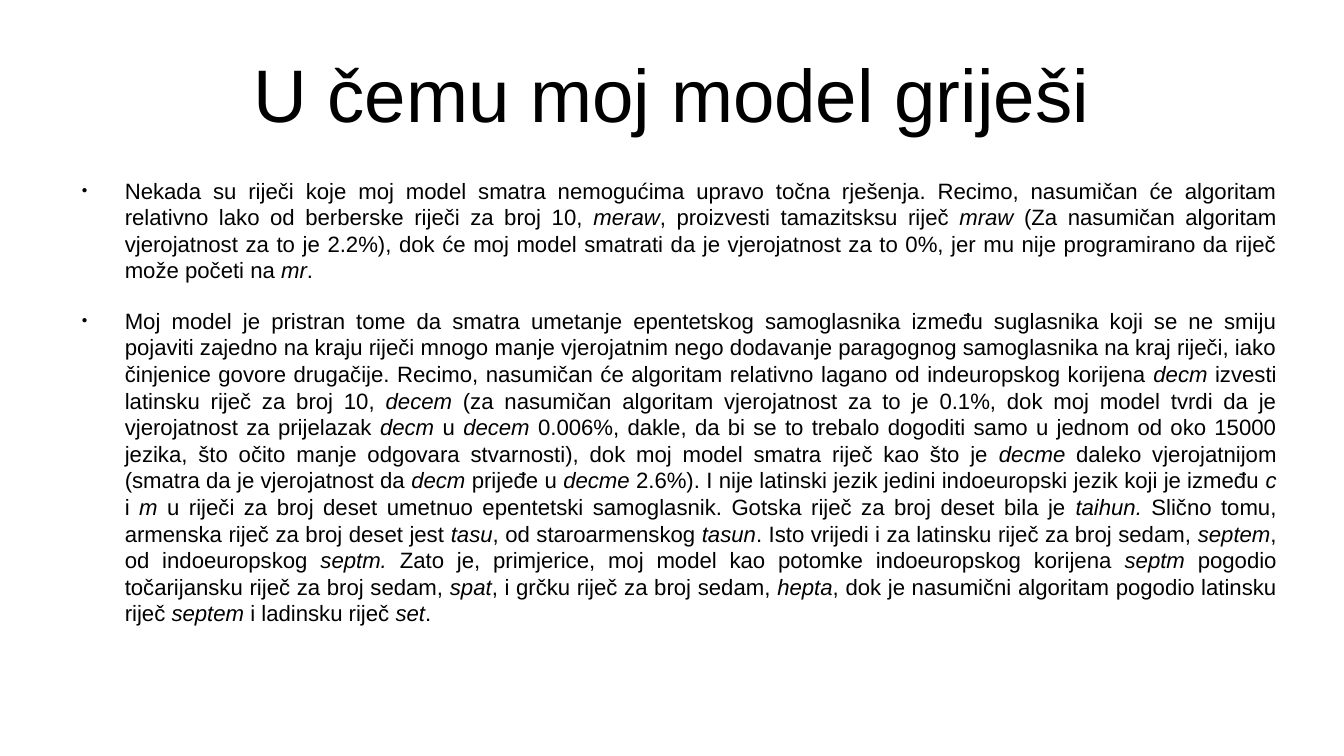
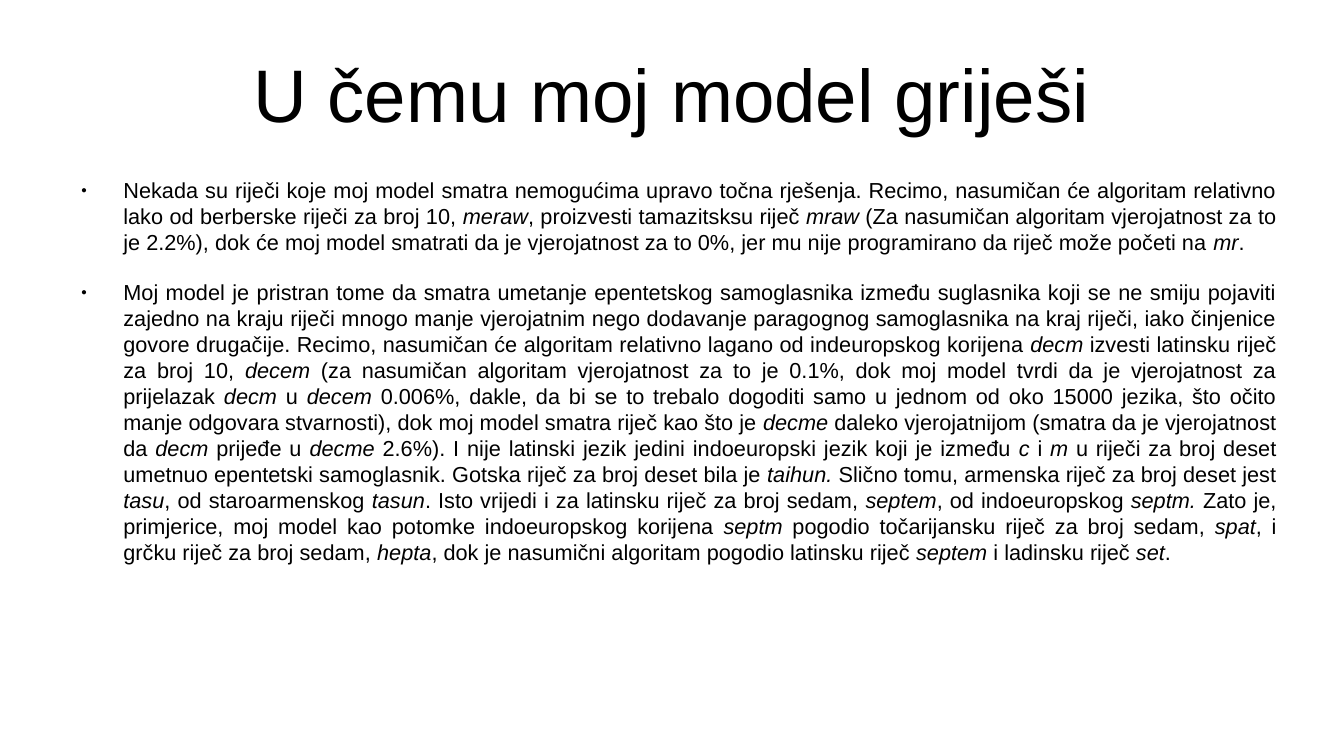
Before and after one commit to FlatAssembler/FlatAssembler.github.io, a slide deck: slide 23 of Fonoloska_evolucija_jezika.pptx (slide 22 before the commit). Drawn at 1344x756 pixels with LibreOffice and Linux fonts; fonts in the diff are those of the drawing. Boxes give left, top, right and bottom in pixels: in the first picture for what was removed or moved away, otherwise in the second. Text is boxed around its words. In the diff, an @@ line names an element or a change of style, - is before the commit and + after.

```diff
--- a/Fonoloska_evolucija_jezika.pptx
+++ b/Fonoloska_evolucija_jezika.pptx
@@ text "Nekada su riječi koje moj ..." at (123,182,1277,565): size 13.1 to 12.8 pt; indent changed @@
```
Also in this commit, not shown: 1 slide added, 3 other files.
